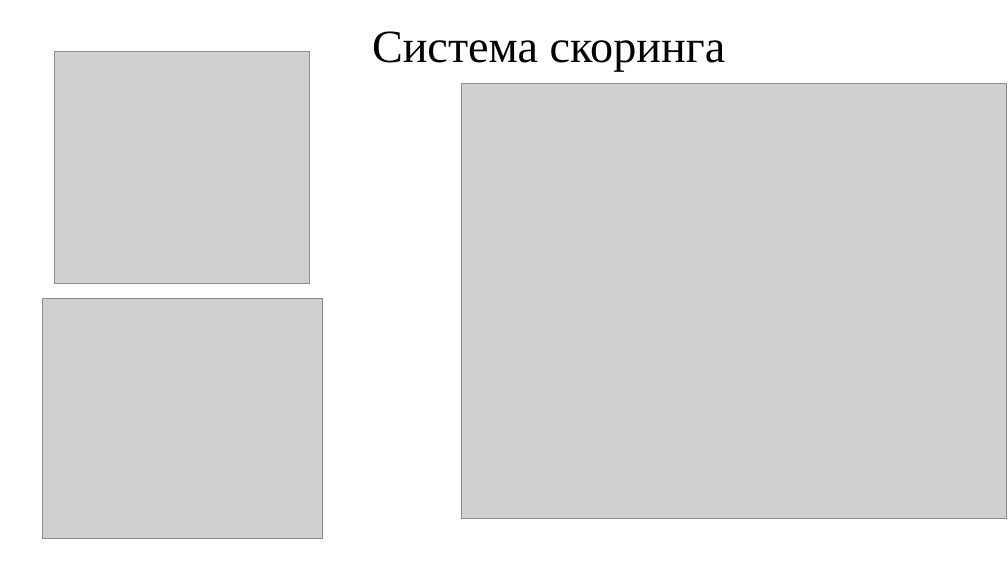
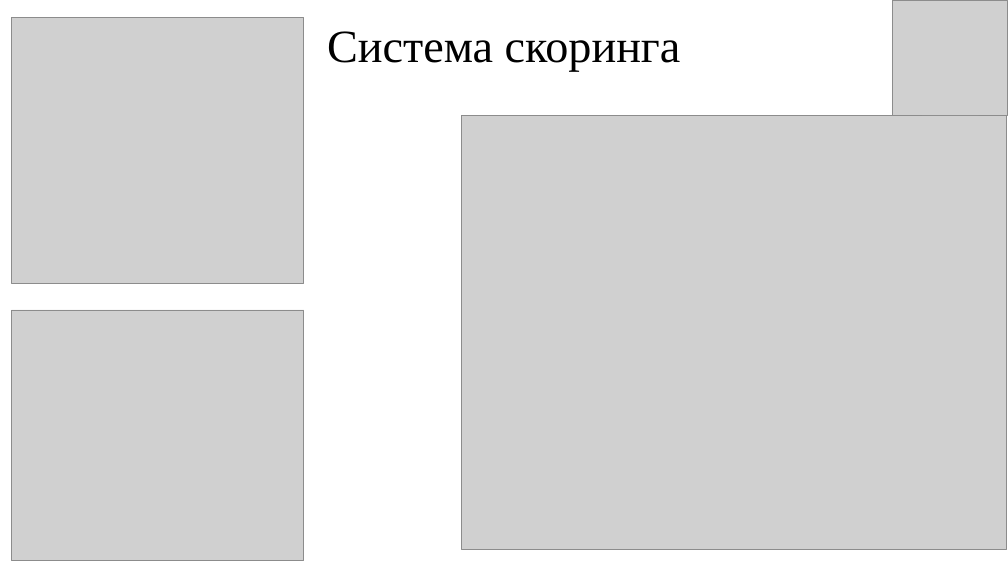
Before and after one commit to Kirill010/RTU-MIREA, a slide deck: slide 12 of 4 курс/Прогнозно-аналитические системы/Курсовая работа/Курсовая_работа_КимКС.pptx. Drawn at 1008x567 pixels with LibreOffice and Linux fonts; fonts in the diff are those of the drawing; grey boxes stand for pictures. Boxes give left, top, right and bottom in pixels: in the first picture for what was removed or moved away, otherwise in the second. Text is boxed around its words. In the diff, an @@ line names an element or a change of style, - is before the commit and + after.

```diff
--- a/4 курс/Прогнозно-аналитические системы/Курсовая работа/Курсовая_работа_КимКС.pptx
+++ b/4 курс/Прогнозно-аналитические системы/Курсовая работа/Курсовая_работа_КимКС.pptx
@@ picture: place and size @@
-picture at bbox=[55, 51, 310, 284]
+picture at bbox=[11, 17, 304, 284]
@@ title "Система скоринга": place and size @@
-title "Система скоринга" at bbox=[372, 31, 726, 71]
+title "Система скоринга" at bbox=[327, 31, 681, 71]
@@ picture added at bbox=[893, 0, 1008, 115] @@
@@ picture: place and size @@
-picture at bbox=[461, 84, 1006, 518]
+picture at bbox=[461, 115, 1006, 549]
@@ picture: place and size @@
-picture at bbox=[42, 298, 322, 538]
+picture at bbox=[11, 310, 304, 561]
```
Also in this commit, not shown: 9 other slides changed, 1 other file.
